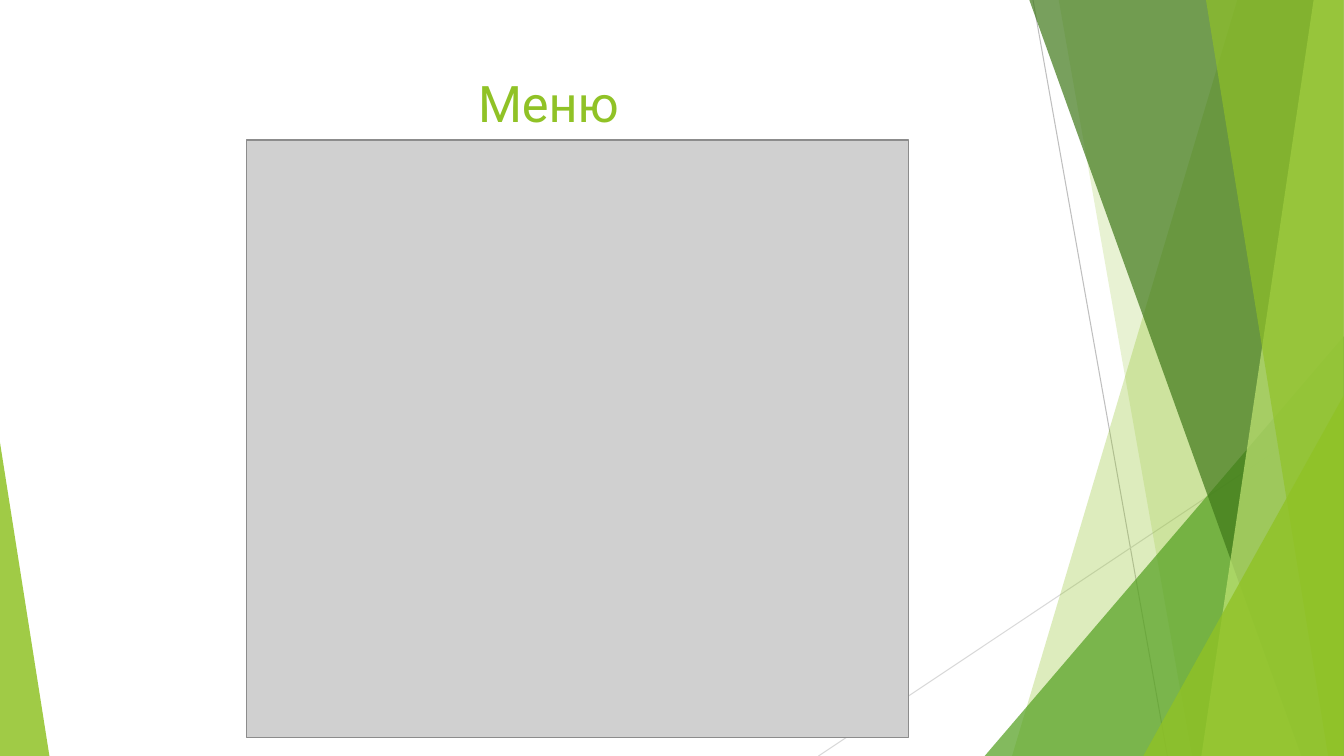
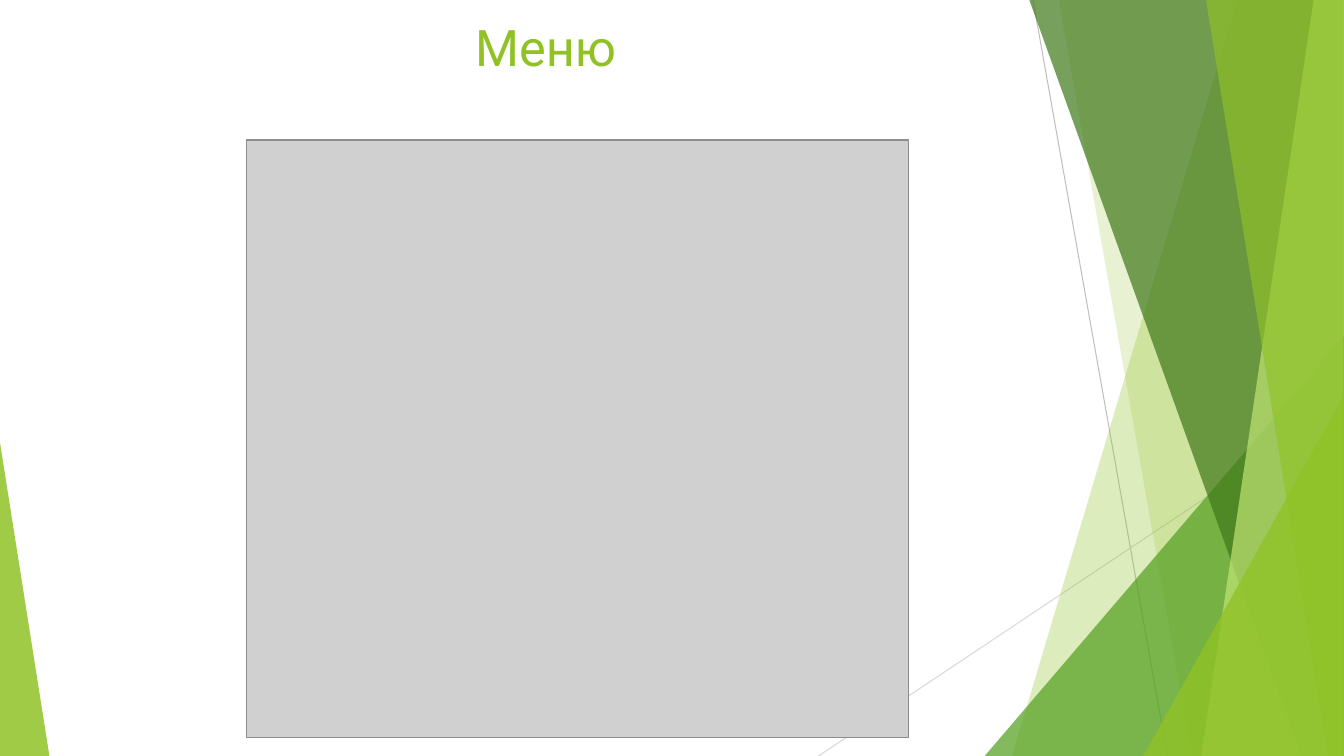
Before and after one commit to daze7/Tanks, a slide deck: slide 2 of Защита проекта.pptx (slide 3 before the commit). Drawn at 1344x756 pixels with LibreOffice and Linux fonts; fonts in the diff are those of the drawing; grey boxes stand for pictures. Boxes give left, top, right and bottom in pixels: in the first picture for what was removed or moved away, otherwise in the second. Text is boxed around its words. In the diff, an @@ line names an element or a change of style, - is before the commit and + after.

```diff
--- a/Защита проекта.pptx
+++ b/Защита проекта.pptx
@@ title "Меню": place and size @@
-title "Меню" at bbox=[478, 86, 619, 123]
+title "Меню" at bbox=[475, 30, 616, 67]
```
Also in this commit, not shown: 1 other slide changed, 1 slide removed, 4 other files.
